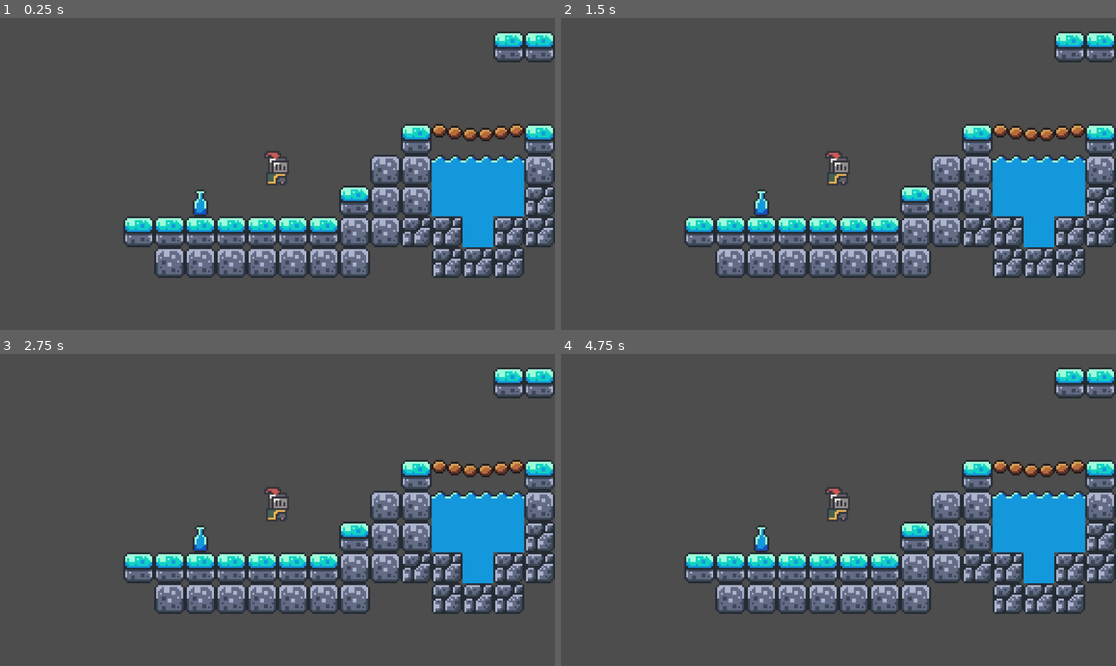
Above: before the commit, frames 1-4 (two rows, left to right).
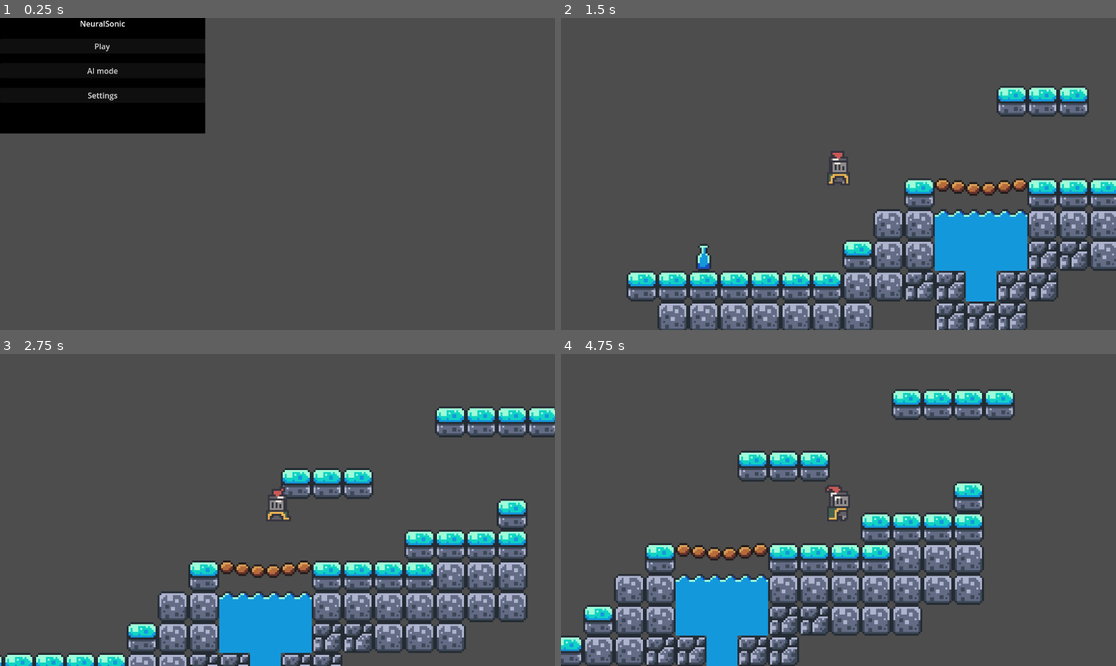
Above: after the commit, the same moments.

Repository: elitsakoeva/NeuralSonic
Game: Godot game, scene res://scenes/main/Main.tscn
Same seed, same stepped clock (60 frames per second), same inputs: the game is played once before the commit and once after it. Before the commit the project starts from res://scenes/levels/Level1.tscn.
Inputs (mouse positions are in pixels of both pictures, inside the frame that each line leads up to):
- Up to frame 1 (0.25 s): no input
- Up to frame 2 (1.5 s): click (660, 71) at 0.5 s, where only the run after the commit has a clickable "AI mode"; tap Enter (ui_accept) at 1.25 s; hold Right (ui_right) from 1.28 s (still down)
- Up to frame 3 (2.75 s): keep holding Right (ui_right); tap Enter (ui_accept) at 1.52, 2.27 s
- Up to frame 4 (4.75 s): release Right (ui_right) at 2.78 s; hold Left (ui_left) 2.78-3.53 s; hold Right (ui_right) from 3.53 s (still down); tap Enter (ui_accept) at 3.77, 4.52 s

The runs differ from the first frame. In frame 1, 33% of the frame differs, in the area x 0-100%, y 0-84%; in frame 2, 33%; in frame 3, 33%; in frame 4, 35%, in the area x 0-100%, y 4-100%.

Commit message:
fixing physics on the ground and adding simple animations

Diff:
--- a/neural-sonic-game/project.godot
+++ b/neural-sonic-game/project.godot
@@ -11,7 +11,7 @@
 [application]
 
 config/name="neural-sonic-game"
-run/main_scene="uid://cxfevrui7hlyf"
+run/main_scene="uid://clptwb85bphok"
 config/features=PackedStringArray("4.5", "Forward Plus")
 config/icon="res://icon.svg"
 run/autoload_on_startup=false
--- a/neural-sonic-game/scenes/levels/Level1.tscn
+++ b/neural-sonic-game/scenes/levels/Level1.tscn
@@ -1,13 +1,18 @@
-[gd_scene load_steps=6 format=3 uid="uid://cxfevrui7hlyf"]
+[gd_scene load_steps=7 format=3 uid="uid://cxfevrui7hlyf"]
 
 [ext_resource type="PackedScene" uid="uid://c5d2maifd2q0c" path="res://scenes/player/Player.tscn" id="1_1pwbc"]
+[ext_resource type="Script" uid="uid://tt58281mu6nv" path="res://scenes/player/Player.gd" id="3_fh0io"]
 [ext_resource type="Texture2D" uid="uid://culcftwdh1nf4" path="res://assets/sprites/world_tileset.png" id="3_x4si1"]
 
 [sub_resource type="TileSetAtlasSource" id="TileSetAtlasSource_j08sa"]
 texture = ExtResource("3_x4si1")
 11:4/0 = 0
 0:0/0 = 0
+0:0/0/physics_layer_0/polygon_0/points = PackedVector2Array(-8, -8, 8, -8, 8, 8, -8, 8)
+0:0/0/physics_layer_0/polygon_1/points = PackedVector2Array(-8, -8, 8, -8, 8, 8, -8, 8)
 0:1/0 = 0
+0:1/0/physics_layer_0/polygon_0/points = PackedVector2Array(-8, -8, 8, -8, 8, 8, -8, 8)
+0:1/0/physics_layer_0/polygon_1/points = PackedVector2Array(-8, -8, 8, -8, 8, 8, -8, 8)
 1:2/0 = 0
 1:3/0 = 0
 1:4/0 = 0
@@ -63,38 +68,74 @@
 0:3/0 = 0
 0:2/0 = 0
 1:1/0 = 0
+1:1/0/physics_layer_0/polygon_0/points = PackedVector2Array(-8, -8, 8, -8, 8, 8, -8, 8)
+1:1/0/physics_layer_0/polygon_1/points = PackedVector2Array(-8, -8, 8, -8, 8, 8, -8, 8)
 2:1/0 = 0
 1:0/0 = 0
+1:0/0/physics_layer_0/polygon_0/points = PackedVector2Array(-8, -8, 8, -8, 8, 8, -8, 8)
+1:0/0/physics_layer_0/polygon_1/points = PackedVector2Array(-8, -8, 8, -8, 8, 8, -8, 8)
 2:0/0 = 0
 3:0/0 = 0
 4:0/0 = 0
+4:0/0/physics_layer_0/polygon_0/points = PackedVector2Array(-8, -8, 8, -8, 8, 8, -8, 8)
+4:0/0/physics_layer_0/polygon_1/points = PackedVector2Array(-8, -8, 8, -8, 8, 8, -8, 8)
 5:0/0 = 0
+5:0/0/physics_layer_0/polygon_0/points = PackedVector2Array(-8, -8, 8, -8, 8, 8, -8, 8)
+5:0/0/physics_layer_0/polygon_1/points = PackedVector2Array(-8, -8, 8, -8, 8, 8, -8, 8)
 6:0/0 = 0
+6:0/0/physics_layer_0/polygon_0/points = PackedVector2Array(-8, -8, 8, -8, 8, 8, -8, 8)
+6:0/0/physics_layer_0/polygon_1/points = PackedVector2Array(-8, -8, 8, -8, 8, 8, -8, 8)
 7:0/0 = 0
+7:0/0/physics_layer_0/polygon_0/points = PackedVector2Array(-8, -8, 8, -8, 8, 8, -8, 8)
+7:0/0/physics_layer_0/polygon_1/points = PackedVector2Array(-8, -8, 8, -8, 8, 8, -8, 8)
 5:1/0 = 0
+5:1/0/physics_layer_0/polygon_0/points = PackedVector2Array(-8, -8, 8, -8, 8, 8, -8, 8)
+5:1/0/physics_layer_0/polygon_1/points = PackedVector2Array(-8, -8, 8, -8, 8, 8, -8, 8)
 4:1/0 = 0
+4:1/0/physics_layer_0/polygon_0/points = PackedVector2Array(-8, -8, 8, -8, 8, 8, -8, 8)
+4:1/0/physics_layer_0/polygon_1/points = PackedVector2Array(-8, -8, 8, -8, 8, 8, -8, 8)
 3:1/0 = 0
 8:0/0 = 0
+8:0/0/physics_layer_0/polygon_0/points = PackedVector2Array(-8, -8, 8, -8, 8, 8, -8, 8)
+8:0/0/physics_layer_0/polygon_1/points = PackedVector2Array(-8, -8, 8, -8, 8, 8, -8, 8)
 7:1/0 = 0
+7:1/0/physics_layer_0/polygon_0/points = PackedVector2Array(-8, -8, 8, -8, 8, 8, -8, 8)
+7:1/0/physics_layer_0/polygon_1/points = PackedVector2Array(-8, -8, 8, -8, 8, 8, -8, 8)
 6:1/0 = 0
+6:1/0/physics_layer_0/polygon_0/points = PackedVector2Array(-8, -8, 8, -8, 8, 8, -8, 8)
+6:1/0/physics_layer_0/polygon_1/points = PackedVector2Array(-8, -8, 8, -8, 8, 8, -8, 8)
 6:2/0 = 0
 5:2/0 = 0
 4:2/0 = 0
 2:2/0 = 0
 3:2/0 = 0
 8:1/0 = 0
+8:1/0/physics_layer_0/polygon_0/points = PackedVector2Array(-8, -8, 8, -8, 8, 8, -8, 8)
+8:1/0/physics_layer_0/polygon_1/points = PackedVector2Array(-8, -8, 8, -8, 8, 8, -8, 8)
 7:2/0 = 0
 9:0/0 = 0
+9:0/0/physics_layer_0/polygon_0/points = PackedVector2Array(-8, -8, 8, -8, 8, 1.4388714, -8, 0)
+9:0/0/physics_layer_0/polygon_1/points = PackedVector2Array(-8, -8, 8, -8, 8, 8, -8, 8)
 10:0/0 = 0
+10:0/0/physics_layer_0/polygon_0/points = PackedVector2Array(-8, -8, 8, -8, 8, 1.978447, -8, 1.7985878)
+10:0/0/physics_layer_0/polygon_1/points = PackedVector2Array(-8, -8, 8, -8, 8, 8, -8, 8)
 9:1/0 = 0
+9:1/0/physics_layer_0/polygon_0/points = PackedVector2Array(-8, -8, 8, -8, 8, 1.2590122, -8, 0.17985916)
+9:1/0/physics_layer_0/polygon_1/points = PackedVector2Array(-8, -8, 8, -8, 8, 8, -8, 8)
 8:2/0 = 0
 7:3/0 = 0
 6:4/0 = 0
 5:4/0 = 0
 5:3/0 = 0
 11:0/0 = 0
+11:0/0/physics_layer_0/polygon_0/points = PackedVector2Array(-8, -8, 8, -8, 9.532513, -0.8992939, -8, 0.5395775)
+11:0/0/physics_layer_0/polygon_1/points = PackedVector2Array(-8, -8, 8, -8, 8, 8, -8, 8)
 10:1/0 = 0
+10:1/0/physics_layer_0/polygon_0/points = PackedVector2Array(-8, -8, 8, -8, 8, 1.4388714, -8, 1.4388714)
+10:1/0/physics_layer_0/polygon_1/points = PackedVector2Array(-8, -8, 8, -8, 8, 8, -8, 8)
 10:2/0 = 0
+10:2/0/physics_layer_0/polygon_0/points = PackedVector2Array(-8, -8, 8, -8, 8, 2.3381634, -8, 1.978447)
+10:2/0/physics_layer_0/polygon_1/points = PackedVector2Array(-8, -8, 8, -8, 8, 8, -8, 8)
 9:3/0 = 0
 9:4/0 = 0
 8:5/0 = 0
@@ -120,6 +161,8 @@
 8:6/0 = 0
 8:4/0 = 0
 9:2/0 = 0
+9:2/0/physics_layer_0/polygon_0/points = PackedVector2Array(-8, -8, 8, -8, 8, 0.5395775, -8, -1.978445)
+9:2/0/physics_layer_0/polygon_1/points = PackedVector2Array(-8, -8, 8, -8, 8, 8, -8, 8)
 13:2/0 = 0
 12:3/0 = 0
 11:5/0 = 0
@@ -134,7 +177,11 @@
 9:5/0 = 0
 10:3/0 = 0
 11:2/0 = 0
+11:2/0/physics_layer_0/polygon_0/points = PackedVector2Array(-8, -8, 8, -8, 8, -0.8992939, -8, 1.2590122)
+11:2/0/physics_layer_0/polygon_1/points = PackedVector2Array(-8, -8, 8, -8, 8, 8, -8, 8)
 11:1/0 = 0
+11:1/0/physics_layer_0/polygon_0/points = PackedVector2Array(-8, -8, 8, -8, 8, -0.71943474, -8, 1.0791531)
+11:1/0/physics_layer_0/polygon_1/points = PackedVector2Array(-8, -8, 8, -8, 8, 8, -8, 8)
 15:0/0 = 0
 15:1/0 = 0
 15:2/0 = 0
@@ -185,6 +232,7 @@
 
 [node name="Player" parent="." instance=ExtResource("1_1pwbc")]
 position = Vector2(0, 30)
+script = ExtResource("3_fh0io")
 
 [node name="Camera2D2" type="Camera2D" parent="Player"]
 position = Vector2(0, -4)
--- a/neural-sonic-game/scenes/player/Player.gd
+++ b/neural-sonic-game/scenes/player/Player.gd
@@ -1,26 +1,29 @@
 extends CharacterBody2D
 
-
-const SPEED = 130.0
+const SPEED = 150.0
 const JUMP_VELOCITY = -300.0
-
 var gravity = ProjectSettings.get_setting("physics/2d/default_gravity")
 
+@onready var sprite = $AnimatedSprite2D
+
 func _physics_process(delta: float) -> void:
-	# Add the gravity.
-	if not is_on_floor():
-		velocity += get_gravity() * delta
+	velocity.y += gravity * delta
 
-	# Handle jump.
 	if Input.is_action_just_pressed("ui_accept") and is_on_floor():
 		velocity.y = JUMP_VELOCITY
 
-	# Get the input direction and handle the movement/deceleration.
-	# As good practice, you should replace UI actions with custom gameplay actions.
 	var direction := Input.get_axis("ui_left", "ui_right")
 	if direction:
 		velocity.x = direction * SPEED
+		sprite.flip_h = direction < 0
 	else:
 		velocity.x = move_toward(velocity.x, 0, SPEED)
 
+	if not is_on_floor():
+		sprite.play("jump")
+	elif direction != 0:
+		sprite.play("run")
+	else:
+		sprite.play("idle")
+
 	move_and_slide()
--- a/neural-sonic-game/scenes/player/Player.tscn
+++ b/neural-sonic-game/scenes/player/Player.tscn
@@ -21,6 +21,70 @@
 atlas = ExtResource("2_gfjak")
 region = Rect2(96, 0, 32, 32)
 
+[sub_resource type="AtlasTexture" id="AtlasTexture_8qjgm"]
+atlas = ExtResource("2_gfjak")
+region = Rect2(0, 256, 32, 32)
+
+[sub_resource type="AtlasTexture" id="AtlasTexture_ejd4k"]
+atlas = ExtResource("2_gfjak")
+region = Rect2(32, 256, 32, 32)
+
+[sub_resource type="AtlasTexture" id="AtlasTexture_2xrq6"]
+atlas = ExtResource("2_gfjak")
+region = Rect2(64, 256, 32, 32)
+
+[sub_resource type="AtlasTexture" id="AtlasTexture_pi3ps"]
+atlas = ExtResource("2_gfjak")
+region = Rect2(96, 256, 32, 32)
+
+[sub_resource type="AtlasTexture" id="AtlasTexture_kswpp"]
+atlas = ExtResource("2_gfjak")
+region = Rect2(128, 256, 32, 32)
+
+[sub_resource type="AtlasTexture" id="AtlasTexture_wr5hl"]
+atlas = ExtResource("2_gfjak")
+region = Rect2(0, 128, 32, 32)
+
+[sub_resource type="AtlasTexture" id="AtlasTexture_gfjak"]
+atlas = ExtResource("2_gfjak")
+region = Rect2(32, 128, 32, 32)
+
+[sub_resource type="AtlasTexture" id="AtlasTexture_npwbq"]
+atlas = ExtResource("2_gfjak")
+region = Rect2(64, 128, 32, 32)
+
+[sub_resource type="AtlasTexture" id="AtlasTexture_v42im"]
+atlas = ExtResource("2_gfjak")
+region = Rect2(96, 128, 32, 32)
+
+[sub_resource type="AtlasTexture" id="AtlasTexture_pn6s4"]
+atlas = ExtResource("2_gfjak")
+region = Rect2(0, 160, 32, 32)
+
+[sub_resource type="AtlasTexture" id="AtlasTexture_7oing"]
+atlas = ExtResource("2_gfjak")
+region = Rect2(32, 160, 32, 32)
+
+[sub_resource type="AtlasTexture" id="AtlasTexture_5stf6"]
+atlas = ExtResource("2_gfjak")
+region = Rect2(64, 160, 32, 32)
+
+[sub_resource type="AtlasTexture" id="AtlasTexture_180ig"]
+atlas = ExtResource("2_gfjak")
+region = Rect2(96, 160, 32, 32)
+
+[sub_resource type="AtlasTexture" id="AtlasTexture_20koh"]
+atlas = ExtResource("2_gfjak")
+region = Rect2(0, 192, 32, 32)
+
+[sub_resource type="AtlasTexture" id="AtlasTexture_ov1oi"]
+atlas = ExtResource("2_gfjak")
+region = Rect2(32, 192, 32, 32)
+
+[sub_resource type="AtlasTexture" id="AtlasTexture_rn7t0"]
+atlas = ExtResource("2_gfjak")
+region = Rect2(64, 192, 32, 32)
+
 [sub_resource type="SpriteFrames" id="SpriteFrames_npwbq"]
 animations = [{
 "frames": [{
@@ -37,8 +101,66 @@
 "texture": SubResource("AtlasTexture_c3xxp")
 }],
 "loop": true,
-"name": &"hero",
+"name": &"idle",
 "speed": 5.0
+}, {
+"frames": [{
+"duration": 1.0,
+"texture": SubResource("AtlasTexture_8qjgm")
+}, {
+"duration": 1.0,
+"texture": SubResource("AtlasTexture_ejd4k")
+}, {
+"duration": 1.0,
+"texture": SubResource("AtlasTexture_2xrq6")
+}, {
+"duration": 1.0,
+"texture": SubResource("AtlasTexture_pi3ps")
+}, {
+"duration": 1.0,
+"texture": SubResource("AtlasTexture_kswpp")
+}],
+"loop": true,
+"name": &"jump",
+"speed": 5.0
+}, {
+"frames": [{
+"duration": 1.0,
+"texture": SubResource("AtlasTexture_wr5hl")
+}, {
+"duration": 1.0,
+"texture": SubResource("AtlasTexture_gfjak")
+}, {
+"duration": 1.0,
+"texture": SubResource("AtlasTexture_npwbq")
+}, {
+"duration": 1.0,
+"texture": SubResource("AtlasTexture_v42im")
+}, {
+"duration": 1.0,
+"texture": SubResource("AtlasTexture_pn6s4")
+}, {
+"duration": 1.0,
+"texture": SubResource("AtlasTexture_7oing")
+}, {
+"duration": 1.0,
+"texture": SubResource("AtlasTexture_5stf6")
+}, {
+"duration": 1.0,
+"texture": SubResource("AtlasTexture_180ig")
+}, {
+"duration": 1.0,
+"texture": SubResource("AtlasTexture_20koh")
+}, {
+"duration": 1.0,
+"texture": SubResource("AtlasTexture_ov1oi")
+}, {
+"duration": 1.0,
+"texture": SubResource("AtlasTexture_rn7t0")
+}],
+"loop": true,
+"name": &"run",
+"speed": 10.0
 }]
 
 [node name="Player" type="CharacterBody2D"]
@@ -50,6 +172,5 @@
 [node name="AnimatedSprite2D" type="AnimatedSprite2D" parent="."]
 position = Vector2(0, -10)
 sprite_frames = SubResource("SpriteFrames_npwbq")
-animation = &"hero"
-frame = 3
-frame_progress = 0.2838542
+animation = &"run"
+frame_progress = 0.15129325
Not shown: 1 places in neural-sonic-game/scenes/player/Player.tscn that only renumber resources
